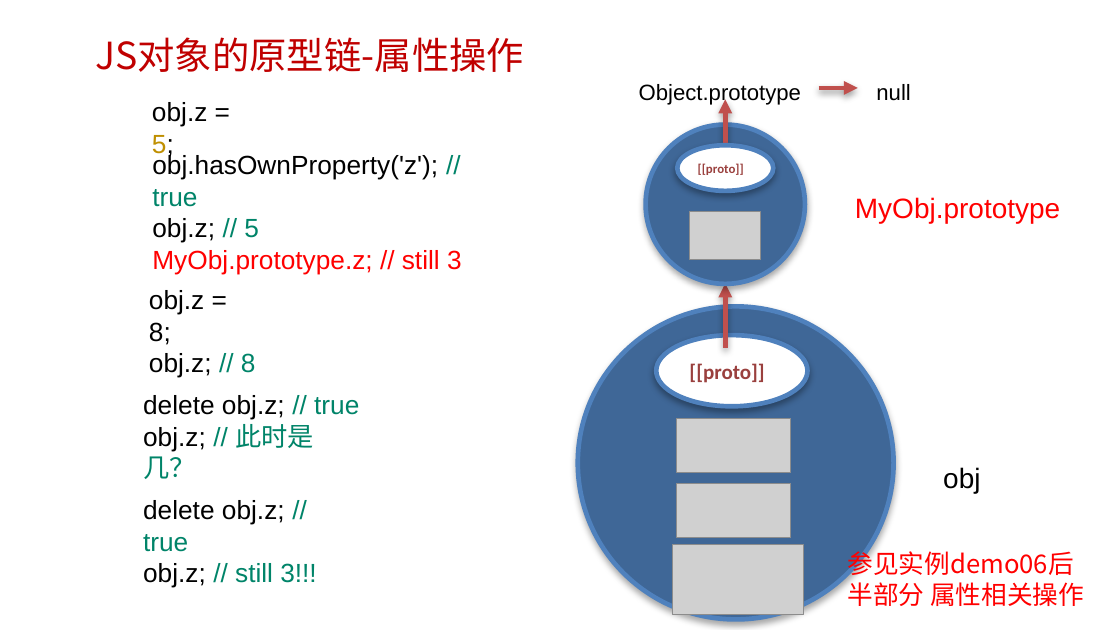
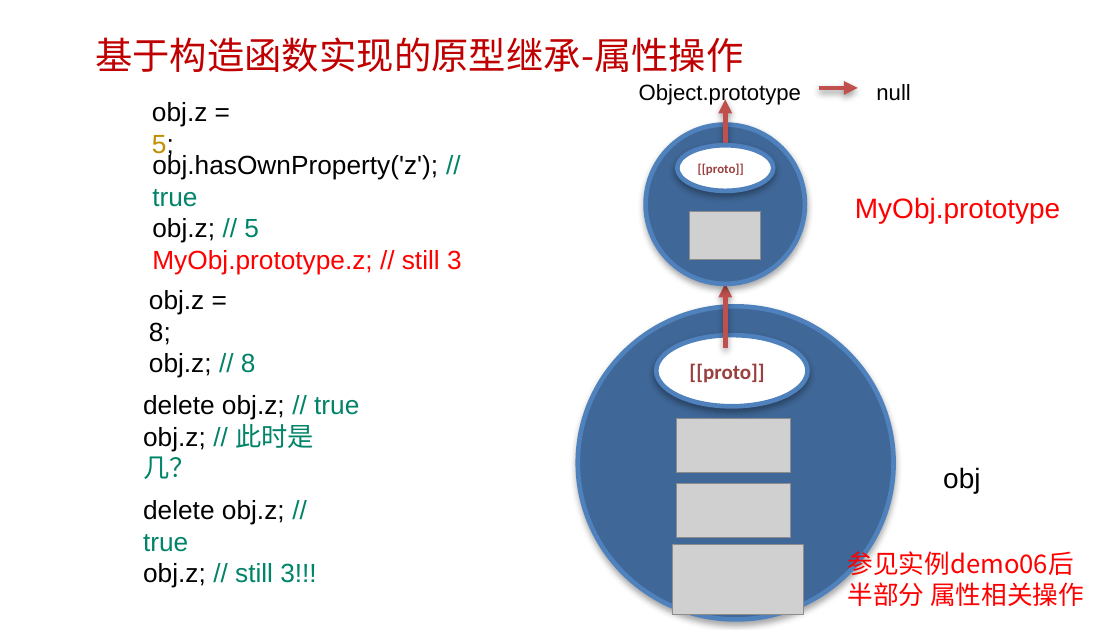
Before and after one commit to edu2act/course-javascript-advanced, a slide deck: slide 15 of 课程PPT/07.JavaScript面向对象编程 一（7、原型继承）.pptx. Drawn at 1120x630 pixels with LibreOffice and Linux fonts; fonts in the diff are those of the drawing; grey boxes stand for pictures; background and template pictures are left out. Boxes give left, top, right and bottom in pixels: in the first picture for what was removed or moved away, otherwise in the second. Text is boxed around its words. In the diff, an @@ line names an element or a change of style, - is before the commit and + after.

```diff
--- a/课程PPT/07.JavaScript面向对象编程 一（7、原型继承）.pptx
+++ b/课程PPT/07.JavaScript面向对象编程 一（7、原型继承）.pptx
@@ text at [95,37,743,72]: text changed @@
-JS对象的原型链-属性操作
+基于构造函数实现的原型继承-属性操作
```
Also in this commit, not shown: 2 other slides changed, 3 other files.
